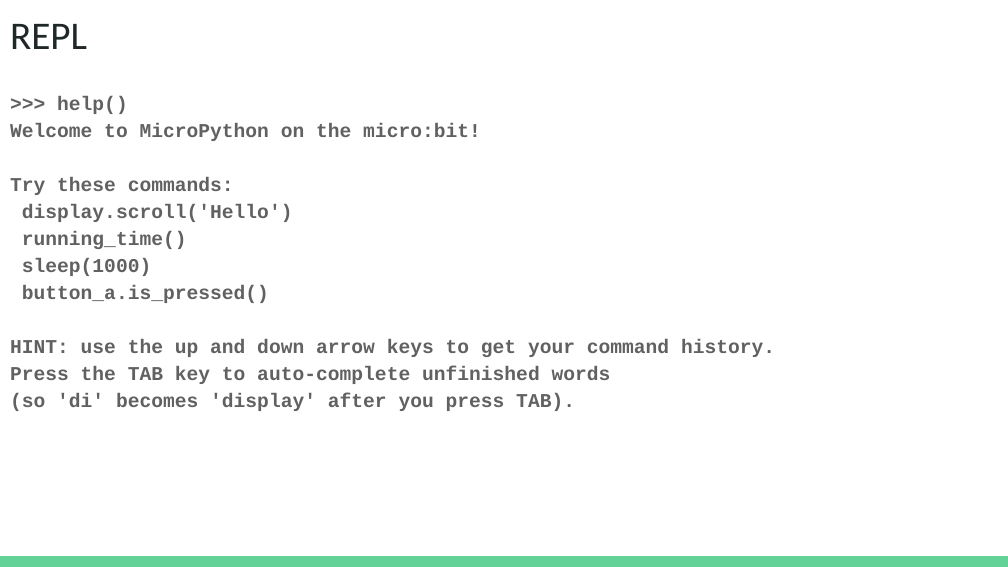
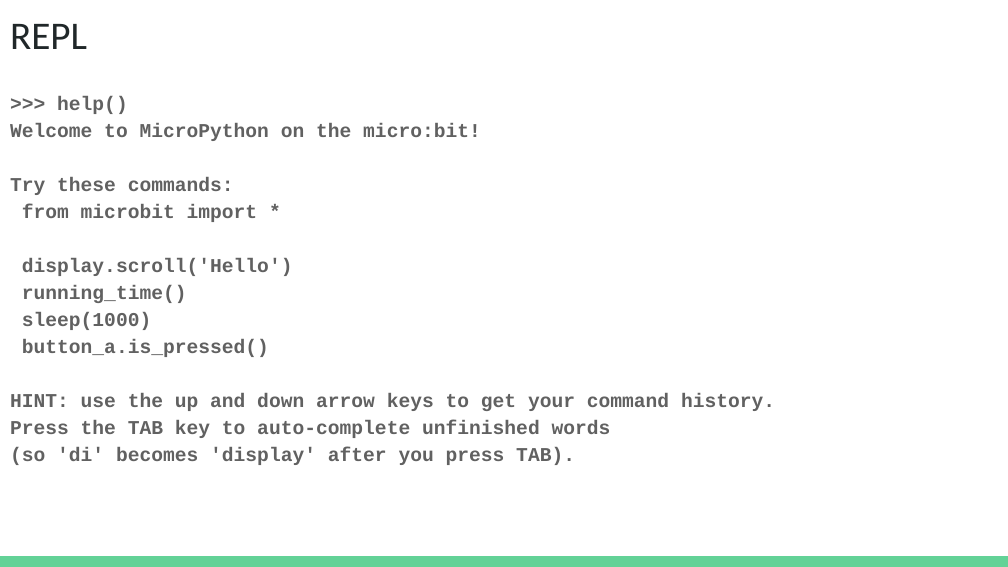
Before and after one commit to IEEE-BV/microbit, a slide deck: slide 8 of presentations/REPL v3.pptx. Drawn at 1008x567 pixels with LibreOffice and Linux fonts; fonts in the diff are those of the drawing. Boxes give left, top, right and bottom in pixels: in the first picture for what was removed or moved away, otherwise in the second. Text is boxed around its words. In the diff, an @@ line names an element or a change of style, - is before the commit and + after.

```diff
--- a/presentations/REPL v3.pptx
+++ b/presentations/REPL v3.pptx
@@ text at (22,204,258,222): paragraph added @@
+from microbit import *
```
Also in this commit, not shown: 2 other slides changed, 12 other files.
